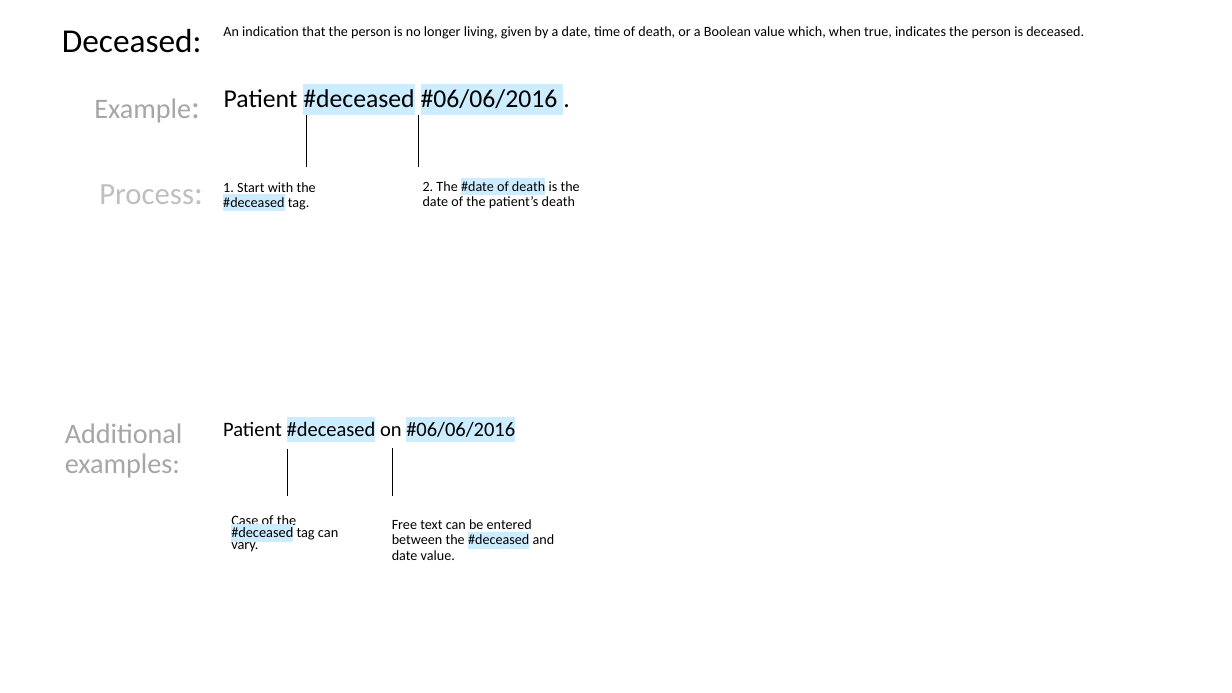
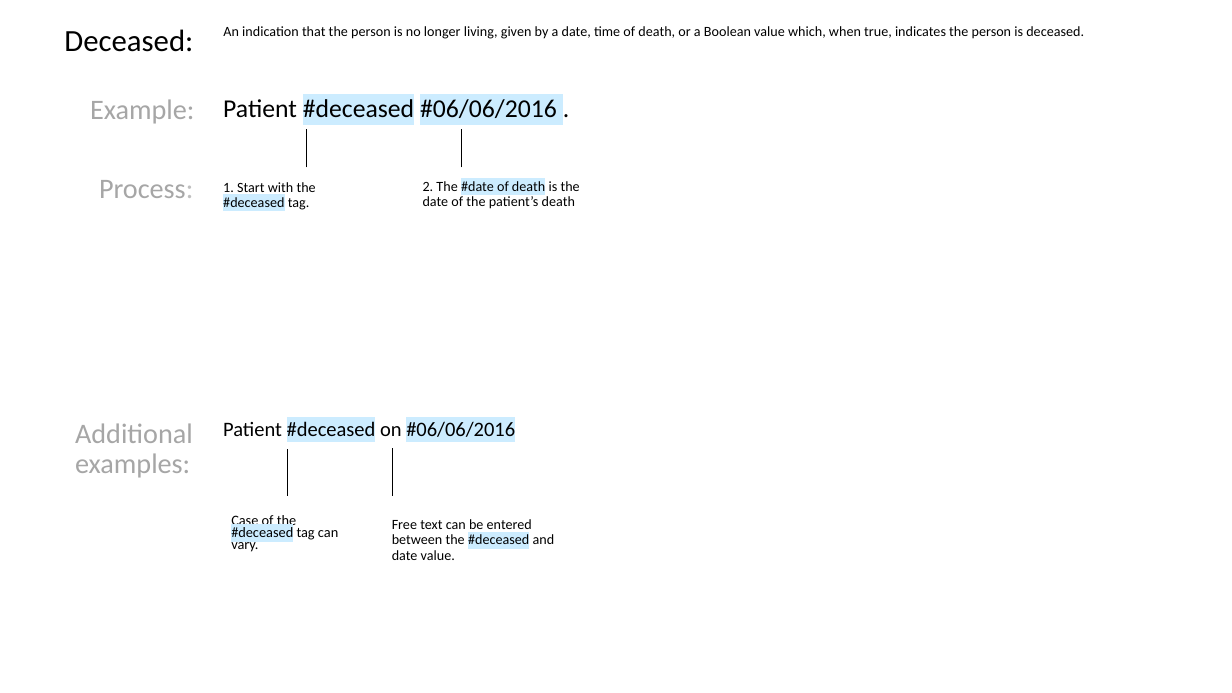
Before and after one commit to FluxNotes/flux, a slide deck: slide 6 of docs/Structured Phrase Format Descriptions.pptx. Drawn at 1232x693 pixels with LibreOffice and Linux fonts; fonts in the diff are those of the drawing. Boxes give left, top, right and bottom in pixels: in the first picture for what was removed or moved away, otherwise in the second. Text is boxed around its words. In the diff, an @@ line names an element or a change of style, - is before the commit and + after.

Commit message:
unifed docs formatting, font sizing, and label locations

```diff
--- a/docs/Structured Phrase Format Descriptions.pptx
+++ b/docs/Structured Phrase Format Descriptions.pptx
@@ text "Deceased:" at (64, 29, 193, 52): size 26 to 24 pt @@
@@ text "Example:" at (90, 99, 194, 124): size 26 to 22 pt in "Example:" @@
@@ text "Patient #deceased #06/06/2016 .": place and size @@
-text "Patient #deceased #06/06/2016 ." at (224, 89, 558, 108)
+text "Patient #deceased #06/06/2016 ." at (223, 99, 557, 118)
@@ line moved from (306, 167) - (306, 116) to (306, 167) - (306, 128) @@
@@ line moved from (419, 167) - (419, 116) to (461, 167) - (461, 128) @@
@@ text "Process:" at (99, 180, 193, 198): size 24.1 to 22 pt, size 25.9 to 22 pt, text colour #BFBFBF to #A6A6A6 in "Process:" @@
@@ text "Additional examples:": place and size @@
-text "Additional examples:" at (65, 423, 183, 478)
+text "Additional examples:" at (75, 423, 193, 478)
```
Also in this commit, not shown: 4 other slides changed.
